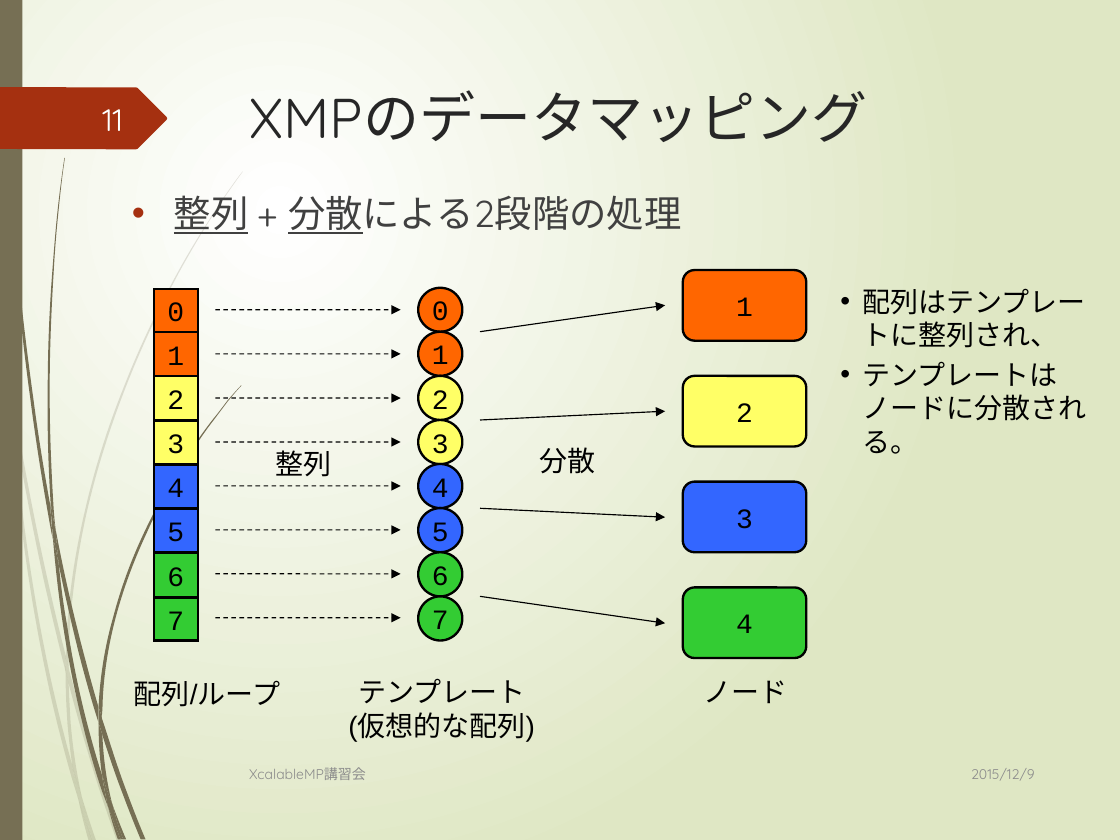
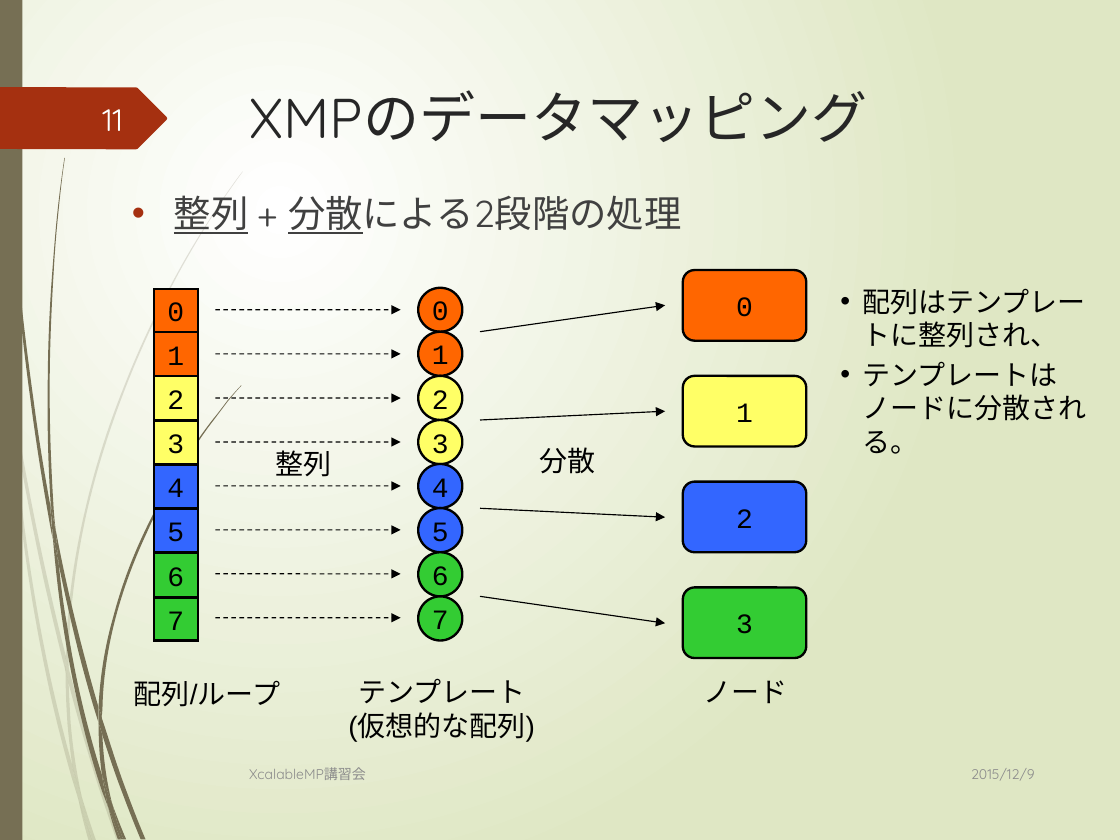
Before and after one commit to XcalableMP/Lecture, a slide deck: slide 11 of beginner/1.overview.pptx. Drawn at 1120x840 pixels with LibreOffice and Linux fonts; fonts in the diff are those of the drawing. Boxes give left, top, right and bottom in pixels: in the first picture for what was removed or moved away, otherwise in the second. Text is boxed around its words. In the diff, an @@ line names an element or a change of style, - is before the commit and + after.

```diff
--- a/beginner/1.overview.pptx
+++ b/beginner/1.overview.pptx
@@ rounded rectangle added at <box>683,270,806,340</box>, fill #FF6600, outline #000000 1.5 pt, 18 pt, text #000000 @@
+0
@@ 3 rounded rectangles: place and size @@
-3 rounded rectangles at <box>683,270,806,552</box>
+3 rounded rectangles at <box>683,376,806,657</box>
@@ rounded rectangle "1" at <box>683,376,806,447</box>: fill #FF6600 to #FFFF66 @@
@@ rounded rectangle "2" at <box>683,482,806,552</box>: fill #FFFF66 to #3366FF @@
@@ rounded rectangle "3" at <box>683,587,806,657</box>: fill #3366FF to #33CC33 @@
@@ rounded rectangle removed at <box>683,587,806,657</box> @@
-4
```
Also in this commit, not shown: 2 other slides changed, 1 other file.
